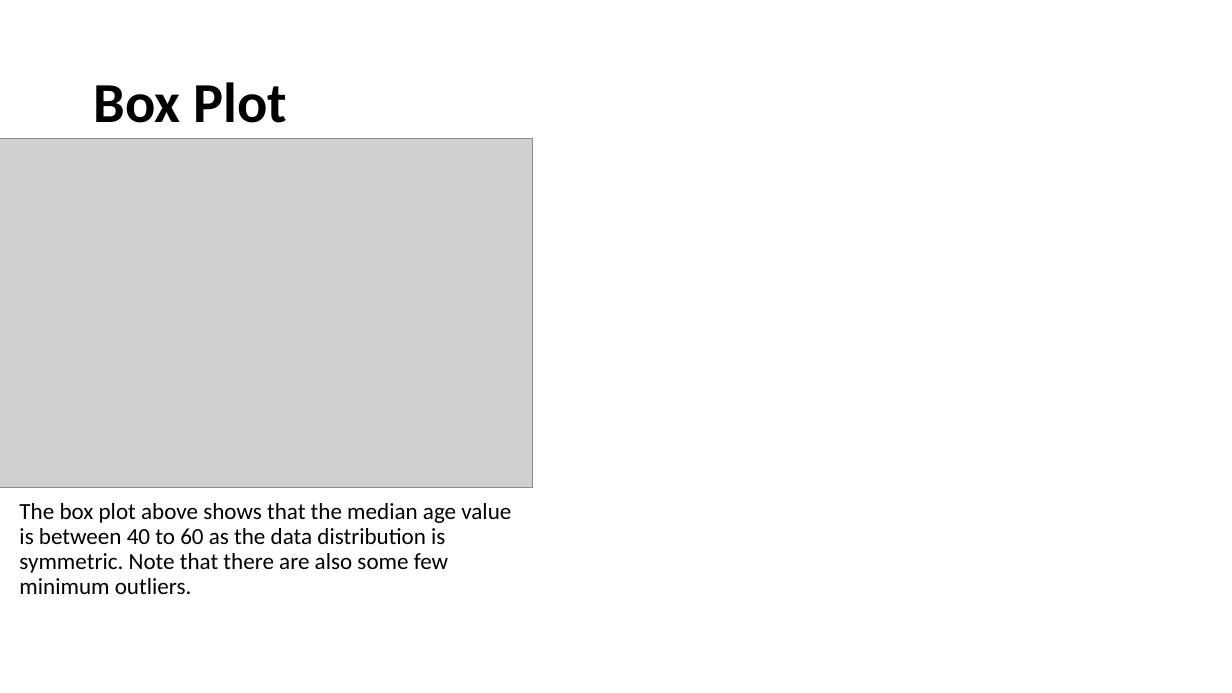
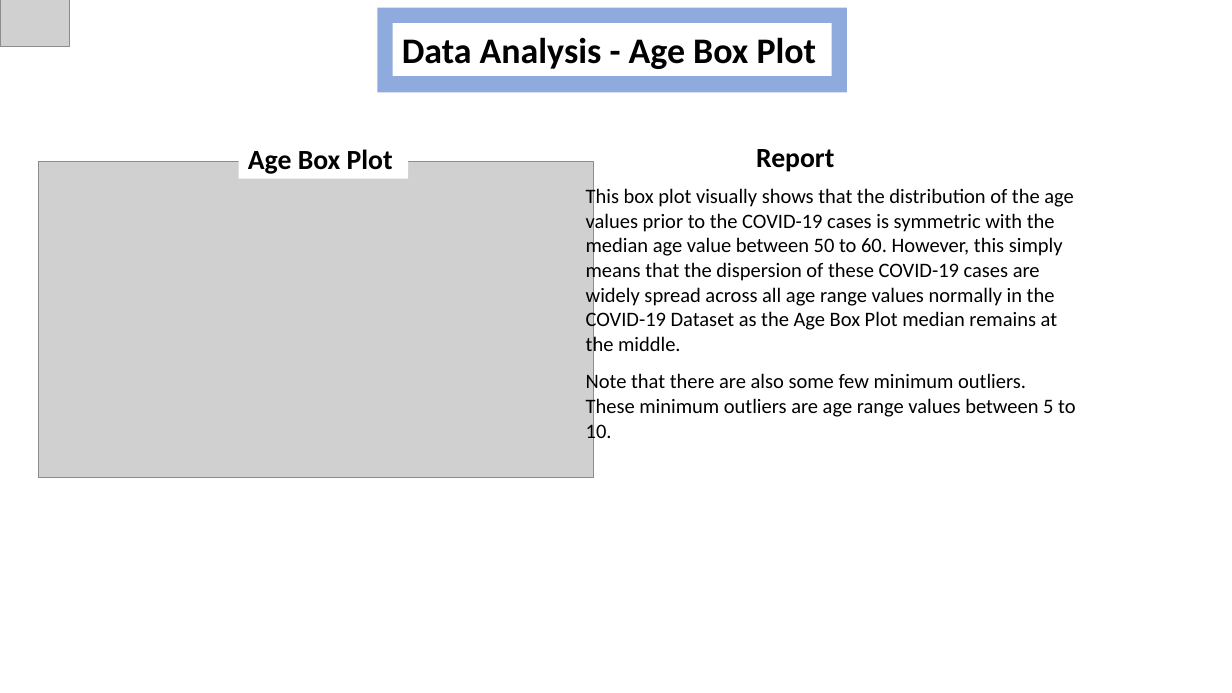
Before and after one commit to SireGift/Exploratory_Data_Analysis_for_COVID19, a slide deck: slide 4 of COVID19_Dataset_Report.pptx. Drawn at 1232x693 pixels with LibreOffice and Linux fonts; fonts in the diff are those of the drawing; grey boxes stand for pictures. Boxes give left, top, right and bottom in pixels: in the first picture for what was removed or moved away, otherwise in the second. Text is boxed around its words. In the diff, an @@ line names an element or a change of style, - is before the commit and + after.

```diff
--- a/COVID19_Dataset_Report.pptx
+++ b/COVID19_Dataset_Report.pptx
@@ picture added at bbox=[0, 0, 69, 46] @@
@@ rectangle added at bbox=[377, 7, 847, 92], fill #8FAADC @@
@@ rectangle added at bbox=[393, 23, 832, 76], fill #FFFFFF, 28 pt, text #000000, bold @@
+Data Analysis - Age Box Plot
@@ title removed at bbox=[94, 82, 288, 123] @@
-Box Plot
@@ title added at bbox=[238, 143, 408, 178], fill #FFFFFF, 21.6 pt, text #000000, bold @@
+Age Box Plot
@@ text added at bbox=[756, 149, 834, 172], 21.6 pt, text #000000, bold @@
+Report
@@ picture: place and size @@
-picture at bbox=[0, 139, 533, 488]
+picture at bbox=[39, 162, 594, 478]
@@ text at bbox=[586, 186, 1075, 444]: text changed; size 18 to 16 pt @@
-The box plot above shows that the median age value is between 40 to 60 as the data distribution is symmetric. Note that there are also some few minimum outliers.
+This box plot visually shows that the distribution of the age values prior to the COVID-19 cases is symmetric with the median age value between 50 to 60. However, this simply means that the dispersion of these COVID-19 cases are widely spread across all age range values normally in the COVID-19 Dataset as the Age Box Plot median remains at the middle.
+Note that there are also some few minimum outliers. These minimum outliers are age range values between 5 to 10.
```
Also in this commit, not shown: 3 other slides changed, 3 slides added, 1 slide removed, 1 other file.
